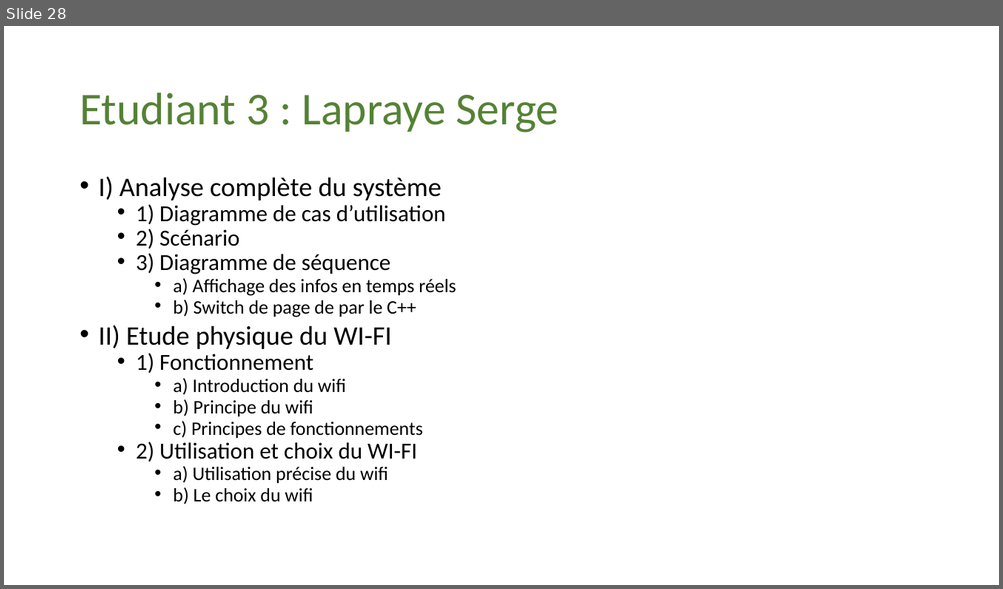
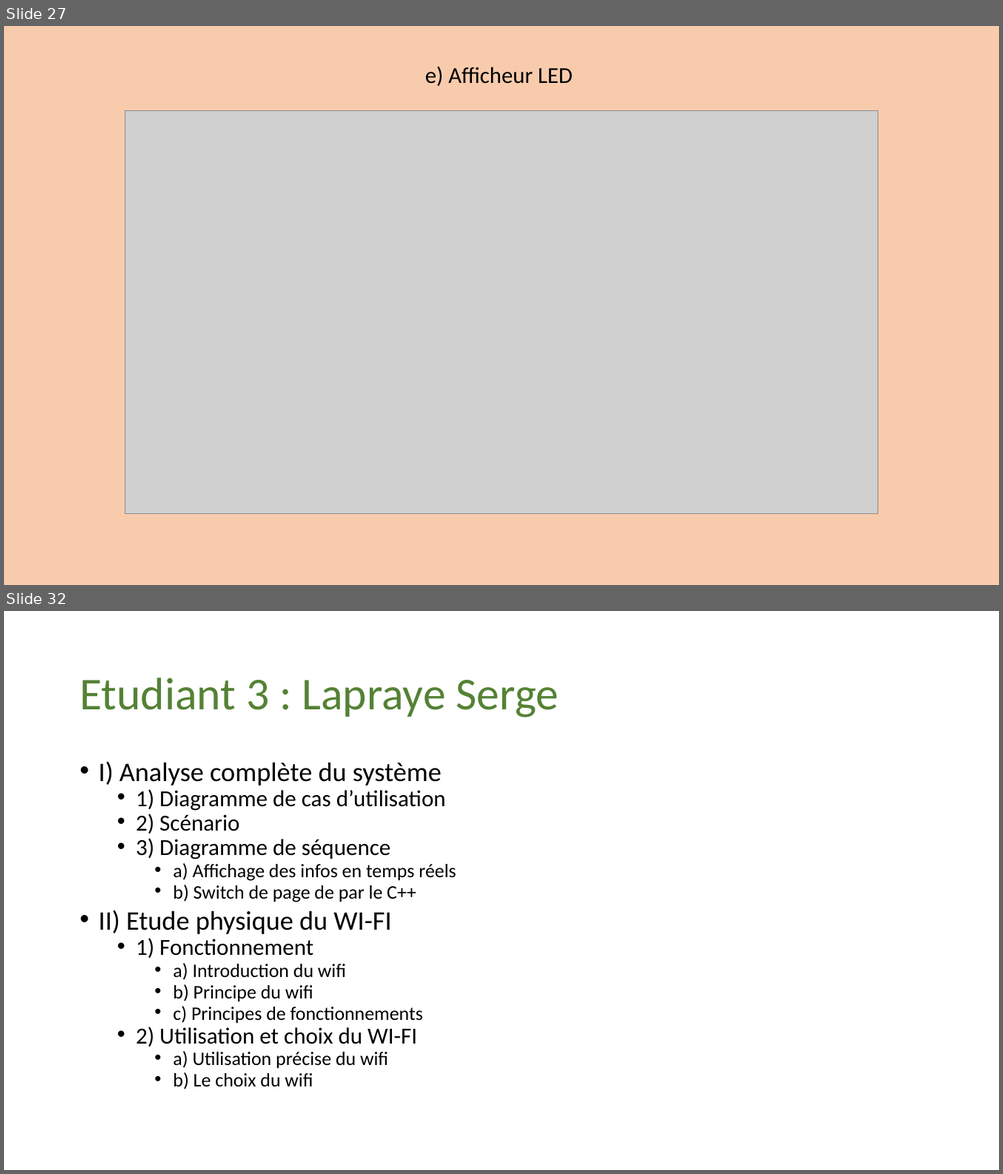
Before and after one commit to Maja2308/Projet_Cross, a slide deck: Diagrammes Communs/Presentation_Revue0.pptx. Shown one above the other, each under a label of ours: slide 28 before the commit, slides 27 and 32 after it; the slides between them are not shown. The pictures are 1003x589 and 1003x1174 pixels, drawn with LibreOffice and Linux fonts; fonts in the diff are those of the drawing; grey boxes stand for pictures. Boxes give left, top, right and bottom in pixels: in the first picture for what was removed or moved away, otherwise in the second. Text is boxed around its words. In the diff, an @@ line names an element or a change of style, - is before the commit and + after.

```diff
--- a/Diagrammes Communs/Presentation_Revue0.pptx
+++ b/Diagrammes Communs/Presentation_Revue0.pptx
@@ slide 27 added at (4,26,999,585), background #F8CBAD @@
@@ title added at (425,66,572,86), 22 pt, text #000000 @@
+e) Afficheur LED
@@ picture added at (125,110,878,514) @@
@@ what was slide 28 is now slide 32 @@
```
Also in this commit, not shown: 26 slides changed, 4 other slides added, 1 slide removed, 2 other files.
